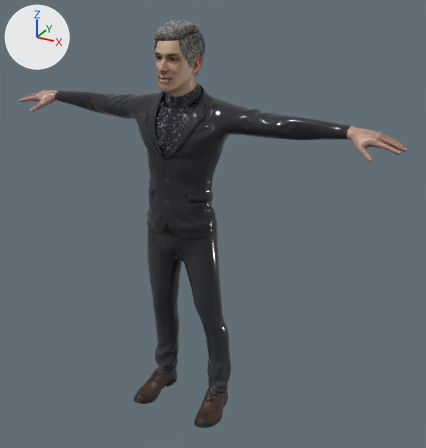
The glTF model assets/joe.glb: old version first, new version second.
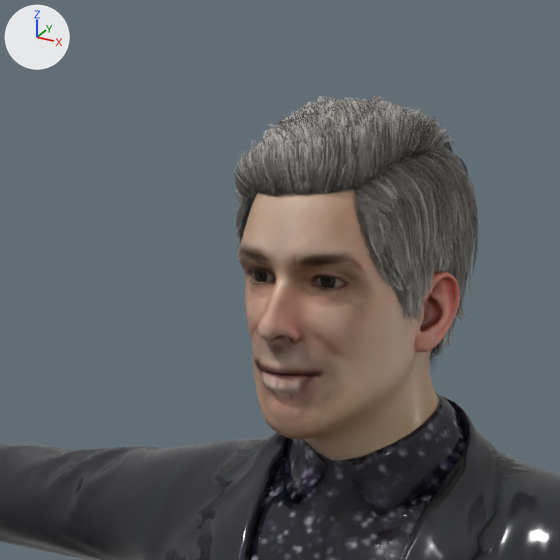
There are two pictures of each version: one whole from a camera (50 mm lens) standing at (1.25, -2.016, 1.975) and looking at (0.114, 0.049, 0.942), one close up on the part from 24% to 52% of the width and 0% to 26% of the height. Every picture has the same lights, and +X, +Y and +Z are marked at upper left. The older version's two pictures come first. Where no turn or scale is listed for an object, it has been applied to the vertices. Vertices at exactly the same position are counted once.

The first close-up shows 'Ch33_Body', 'Ch33_Hair', 'Ch33_Shirt', 'Ch33_Suit' and 1 more.
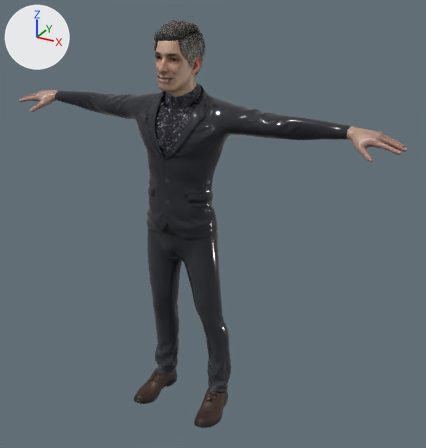
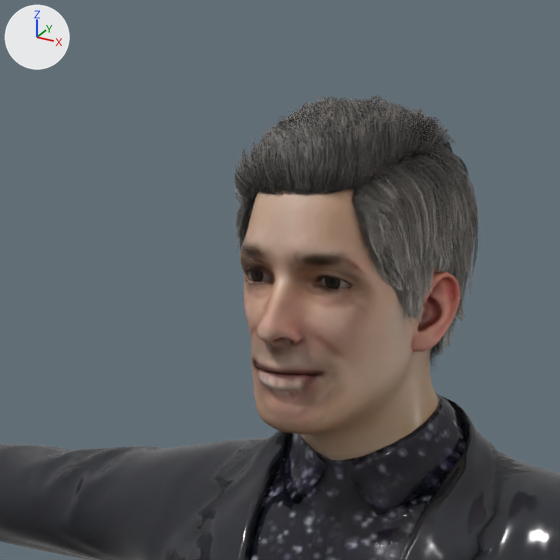
Pixel boxes [x1, y1, x2, y2] of what changed, in the close-ups (560 x 560 px; the box of a moved part takes in the faces that stretch with it):
'Ch33_Body', reshaped: before [238, 154, 460, 460]; after [240, 154, 460, 460]
part 1 of me_mesh_006, moved or reshaped: before [238, 177, 456, 441]; after [240, 173, 450, 441]
part 2 of me_mesh_008, moved or reshaped: [236, 95, 467, 319] in both
part 3 of me_mesh_008, surface changed: before [252, 96, 436, 197]; after [252, 99, 418, 268]
part 4 of me_mesh_008, recoloured (darker): [235, 96, 468, 357] in both

Patch to the scene script:
```diff
--- a/assets/joe.glb.py
+++ b/assets/joe.glb.py
@@ mat_ch33_hair_001 @@
+mat_ch33_hair_001 = bpy.data.materials.new('Ch33_hair.001')
+# uses the picture img_ch33_1002_diffuse
+# uses the picture img_ch33_1002_normal
@@ me_mesh_006 @@
 # used by ob_ch33_body; location = (0.0, 0.0, 0.0)
-me_mesh_006.from_pydata(...)  # 9162 vertices, 18126 faces; spans x -0.89..0.89, y -0.15..0.09, z 0.05..1.76
+me_mesh_006.from_pydata(...)  # 9226 vertices, 18126 faces; spans x -0.89..0.89, y -0.15..0.09, z 0.05..1.76
+# me_mesh_006 part 1: 835 vertices moved within x -0.09..0.09, y -0.15..0.06, z 1.5..1.73; 941 vertices removed from x -0.09..0.09, y -0.15..0.0, z 1.52..1.73; 1005 vertices added at x -0.08..0.08, y -0.15..0.0, z 1.52..1.73
+# other edits to the shape of me_mesh_006 do not show in these pictures
 me_mesh_006.materials.append(mat_ch33_body)
@@ me_mesh_008 @@
 me_mesh_008.from_pydata(...)  # 8587 vertices, 9749 faces; spans x -0.093..0.093, y -0.12..0.098, z 1.553..1.784
 # used by ob_ch33_hair; location = (0.0, 0.0, 0.0)
+# me_mesh_008 part 2: 1211 of 8587 vertices moved; they spanned x -0.093..0.09, y -0.12..0.092, z 1.559..1.784 and now span x -0.093..0.09, y -0.12..0.092, z 1.559..1.784; mean shift (0.0, 0.0, 0.0); largest move (0.013, 0.047, 1.559) -> (-0.015, 0.085, 1.681)
+# me_mesh_008 part 3: 299 kept faces spanning x -0.084..0.09, y -0.117..0.09, z 1.559..1.783 get new texture (UV) coordinates
+# me_mesh_008 part 4: 8327 faces spanning x -0.087..0.093, y -0.12..0.098, z 1.553..1.784 switch from mat_ch33_hair to mat_ch33_hair_001
```
